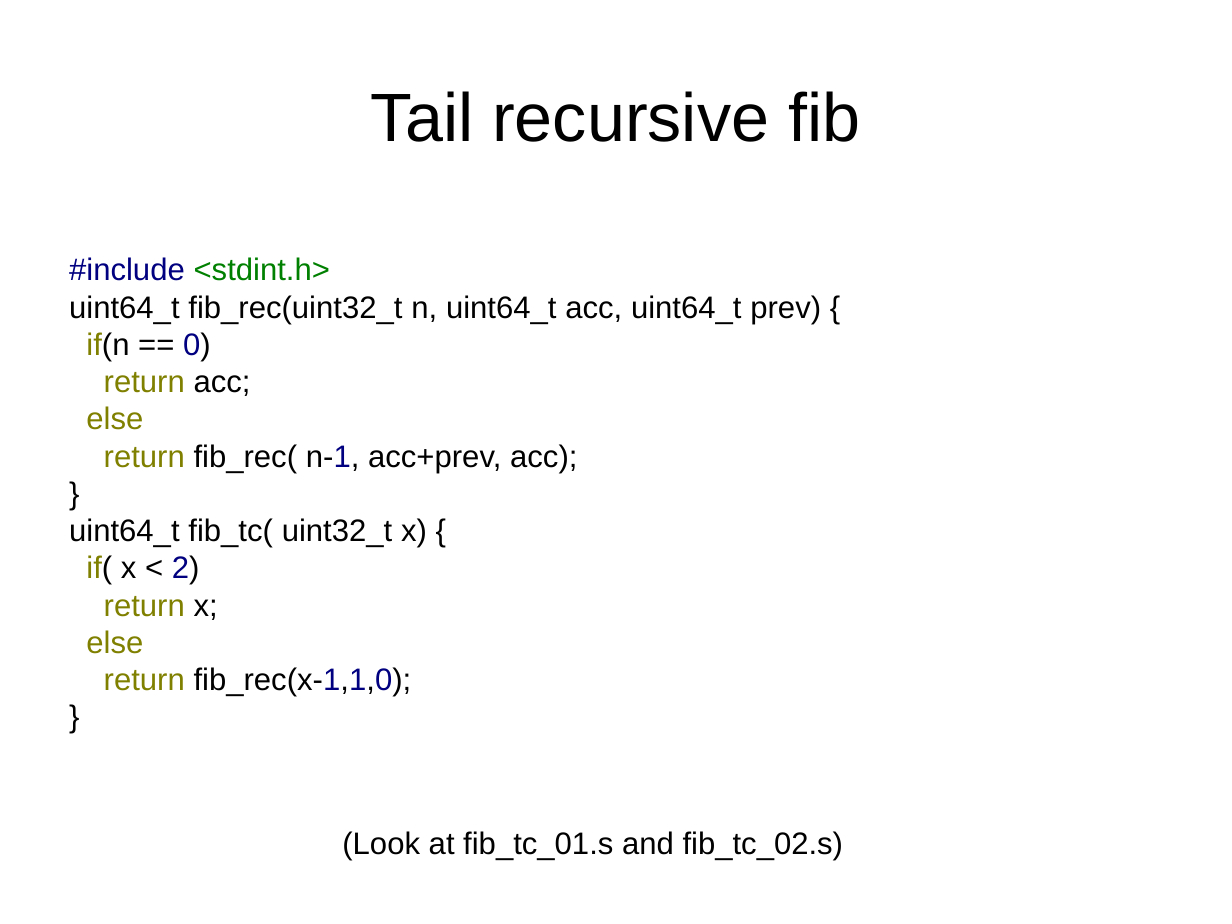
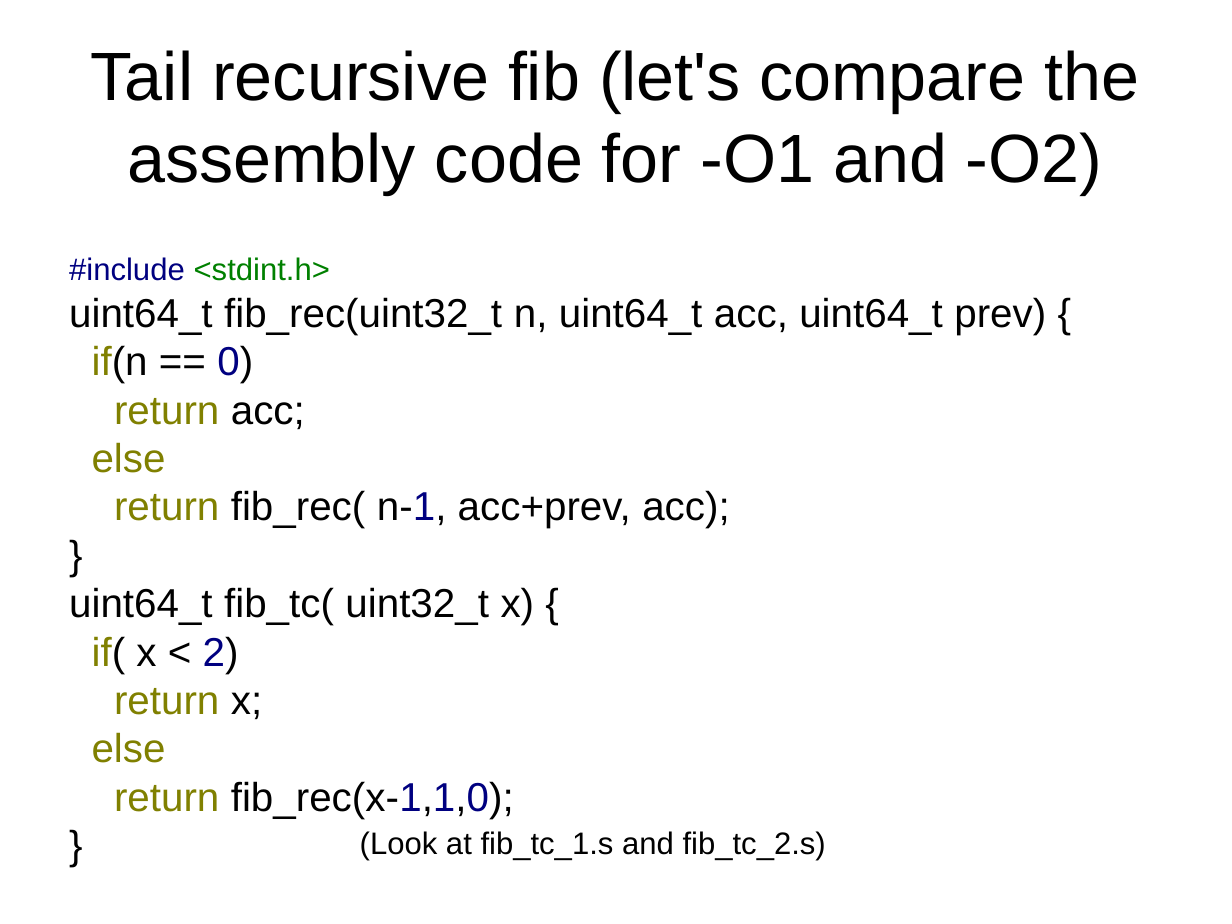
Before and after one commit to philtomson/TCO_in_gcc_talk, a slide deck: slide 13 of TCO_in_gcc.odp (slide 10 before the commit). Drawn at 1232x924 pixels with LibreOffice and Linux fonts; fonts in the diff are those of the drawing. Boxes give left, top, right and bottom in pixels: in the first picture for what was removed or moved away, otherwise in the second. Text is boxed around its words. In the diff, an @@ line names an element or a change of style, - is before the commit and + after.

```diff
--- a/TCO_in_gcc.odp
+++ b/TCO_in_gcc.odp
@@ title at (91,50,1139,194): text changed @@
-Tail recursive fib
+Tail recursive fib (let's compare the assembly code for -O1 and -O2)
@@ text at (69,297,1046,819): size 20 to 26 pt @@
@@ subtitle at (360,831,826,861): text changed @@
-(Look at fib_tc_01.s and fib_tc_02.s)
+(Look at fib_tc_1.s and fib_tc_2.s)
```
Also in this commit, not shown: 7 other slides changed, 4 slides added, 3 other files.
